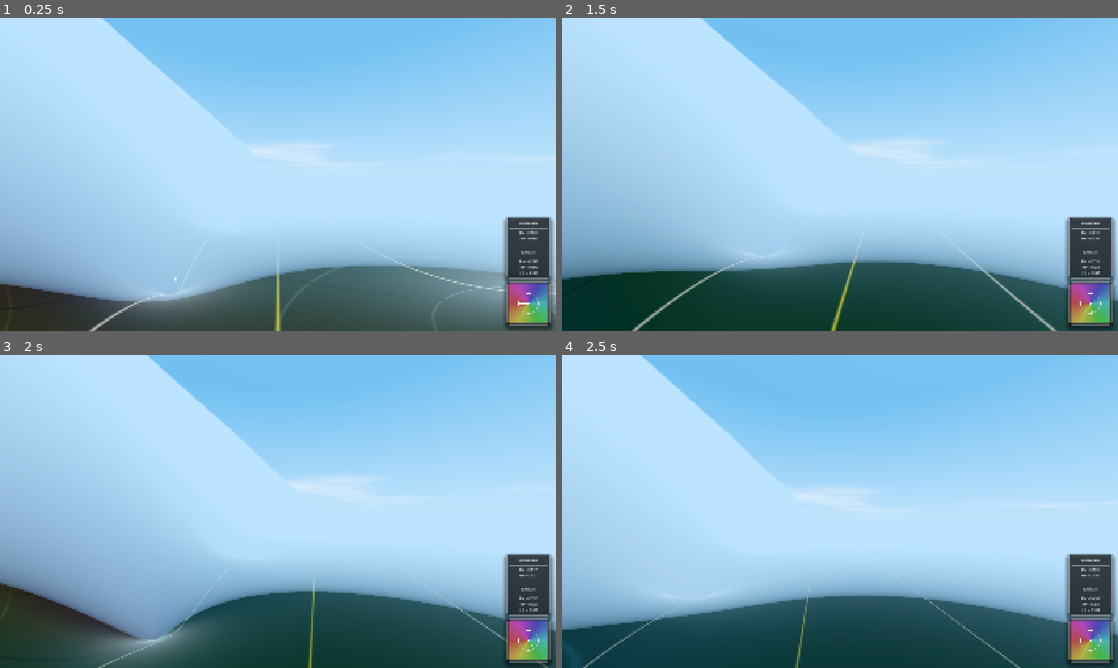
Above: before the commit, frames 1-4 (two rows, left to right).
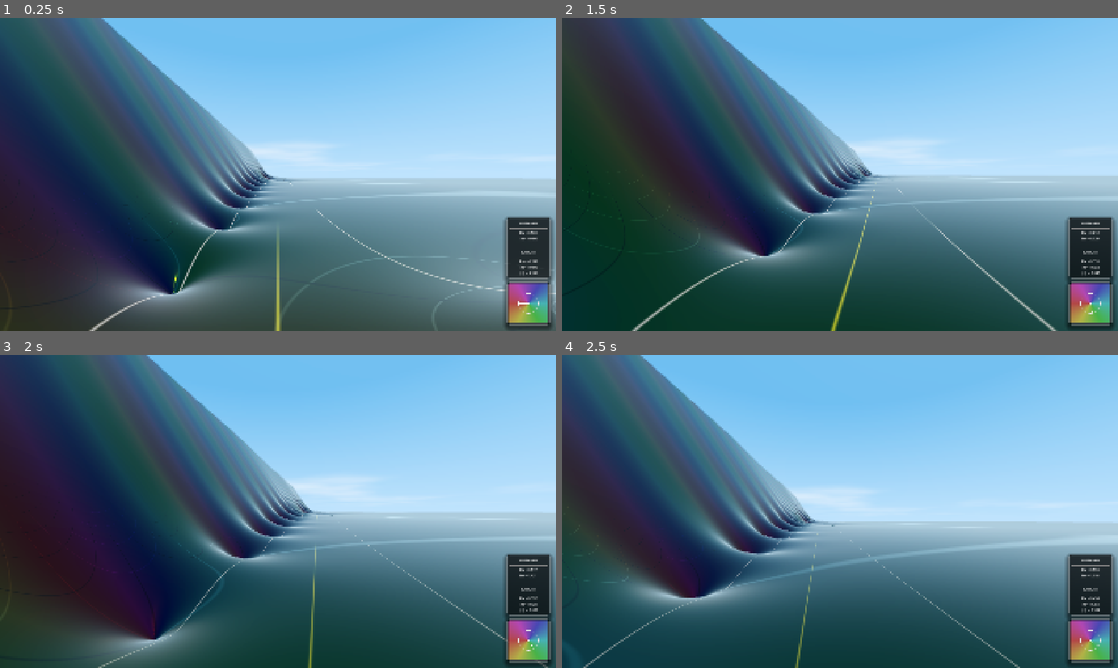
Above: after the commit, the same moments.

Repository: allanino/complex-functions-explorer
Game: Godot game, scene res://scenes/main.tscn
Two runs of this game, one before a commit and one after it. Both use one fixed random seed, a clock stepped at 60 frames per second and the inputs below.
Inputs (mouse positions are in pixels of both pictures, inside the frame that each line leads up to):
- Up to frame 1 (0.25 s): no input
- Up to frame 2 (1.5 s): tap Enter at 0.5 s; move the mouse to (867, 174) at 0.52 s; hold W (move_forward) from 0.53 s (still down); tap G at 0.6 s; tap Space at 0.77 s; move the mouse to (812, 174) at 1.27 s; tap N at 1.35 s
- Up to frame 3 (2 s): keep holding W (move_forward); tap Space at 1.52 s
- Up to frame 4 (2.5 s): keep holding W (move_forward); move the mouse to (851, 505) at 2.02 s; tap C at 2.1 s

The runs differ from the first frame. In frame 1, 49% of the frame differs, in the area x 0-100%, y 0-91%; in frame 2, 51%; in frame 3, 51%; in frame 4, 44%.

Commit message:
Disable fog by default

Diff:
--- a/scripts/config_manager.gd
+++ b/scripts/config_manager.gd
@@ -42,9 +42,9 @@
 var terrain_roughness: float = 0.1
 var morph_type: int = 0
 var morph_value: float = 1.0
-var fog_enabled: bool = true
-var fog_density: float = 0.02
-var fog_distance: float = 10.0
+var fog_enabled: bool = false
+var fog_density: float = 0.4
+var fog_distance: float = 100.0
 
 # Player parameters
 var movement_speed: float = 10.0
@@ -150,19 +150,8 @@
 	height_type = config.get_value("field", "height_type", height_type)
 	height_a = config.get_value("field", "height_a", height_a)
 	height_epsilon = config.get_value("field", "height_epsilon", height_epsilon)
-
-	var val_num = config.get_value("field", "rational_num_coeffs", rational_num_coeffs)
-	if val_num is PackedFloat32Array:
-		rational_num_coeffs = PackedVector2Array([Vector2(0, 0), Vector2(0, 0), Vector2(0, 0), Vector2(0, 0), Vector2(0, 0), Vector2(0, 0), Vector2(0, 0), Vector2(0, 0), Vector2(0, 0), Vector2(0, 0)])
-	else:
-		rational_num_coeffs = val_num
-
-	var val_den = config.get_value("field", "rational_den_coeffs", rational_den_coeffs)
-	if val_den is PackedFloat32Array:
-		rational_den_coeffs = PackedVector2Array([Vector2(1, 0), Vector2(0, 0), Vector2(0, 0), Vector2(0, 0), Vector2(0, 0), Vector2(0, 0), Vector2(0, 0), Vector2(0, 0), Vector2(0, 0), Vector2(0, 0)])
-	else:
-		rational_den_coeffs = val_den
-
+	rational_num_coeffs = config.get_value("field", "rational_num_coeffs", rational_num_coeffs)
+	rational_den_coeffs = config.get_value("field", "rational_den_coeffs", rational_den_coeffs)
 	multivalued_n = config.get_value("field", "multivalued_n", multivalued_n)
 	multivalued_mode = config.get_value("field", "multivalued_mode", multivalued_mode)
 	branch_cycle_speed = config.get_value("field", "branch_cycle_speed", branch_cycle_speed)
